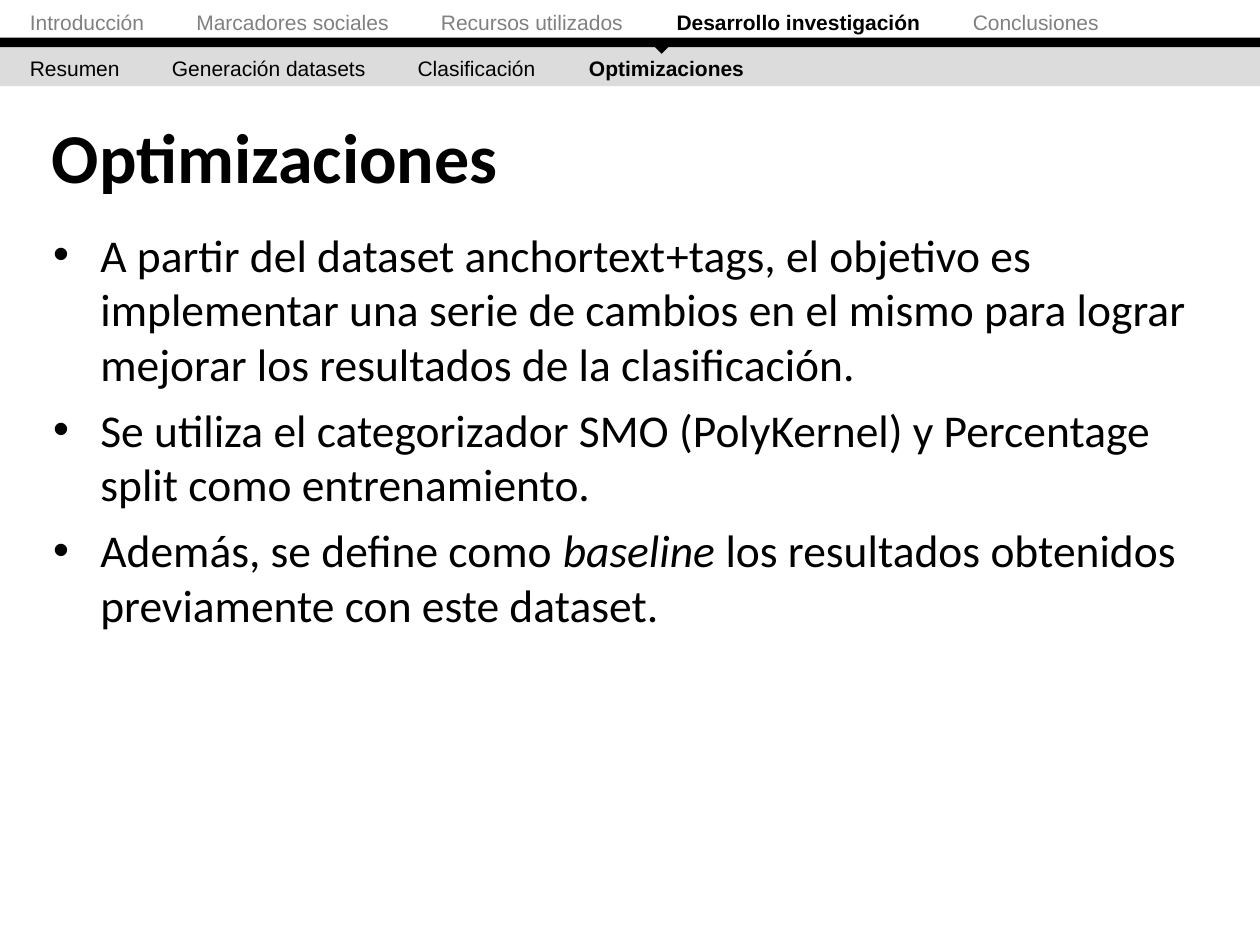
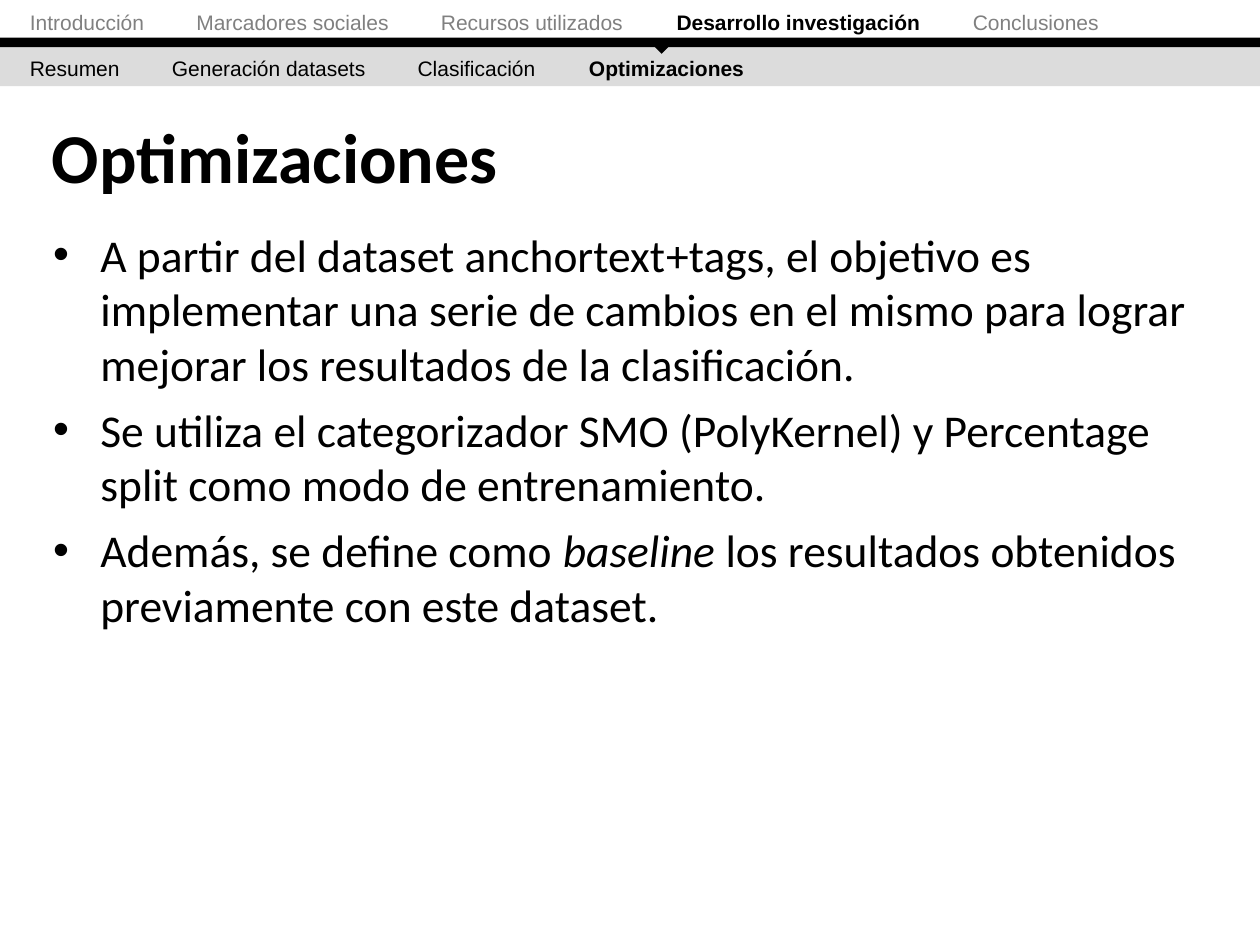
Before and after one commit to ak907kenai/nicotournetesis, a slide deck: slide 51 of docs_trunk/Presentación/Nicolás Tourné - Presentación Tesis (v2.1).ppt. Drawn at 1260x945 pixels with LibreOffice and Linux fonts; fonts in the diff are those of the drawing. Boxes give left, top, right and bottom in pixels: in the first picture for what was removed or moved away, otherwise in the second. Text is boxed around its words. In the diff, an @@ line names an element or a change of style, - is before the commit and + after.

```diff
--- a/docs_trunk/Presentación/Nicolás Tourné - Presentación Tesis (v2.1).ppt
+++ b/docs_trunk/Presentación/Nicolás Tourné - Presentación Tesis (v2.1).ppt
@@ text at bbox=[100, 414, 1150, 509]: text changed @@
-• Se utiliza el categorizador SMO (PolyKernel) y Percentage split como entrenamiento.
+• Se utiliza el categorizador SMO (PolyKernel) y Percentage split como modo de entrenamiento.
```
Also in this commit, not shown: 4 other slides changed, 1 slide added, 1 other file.
